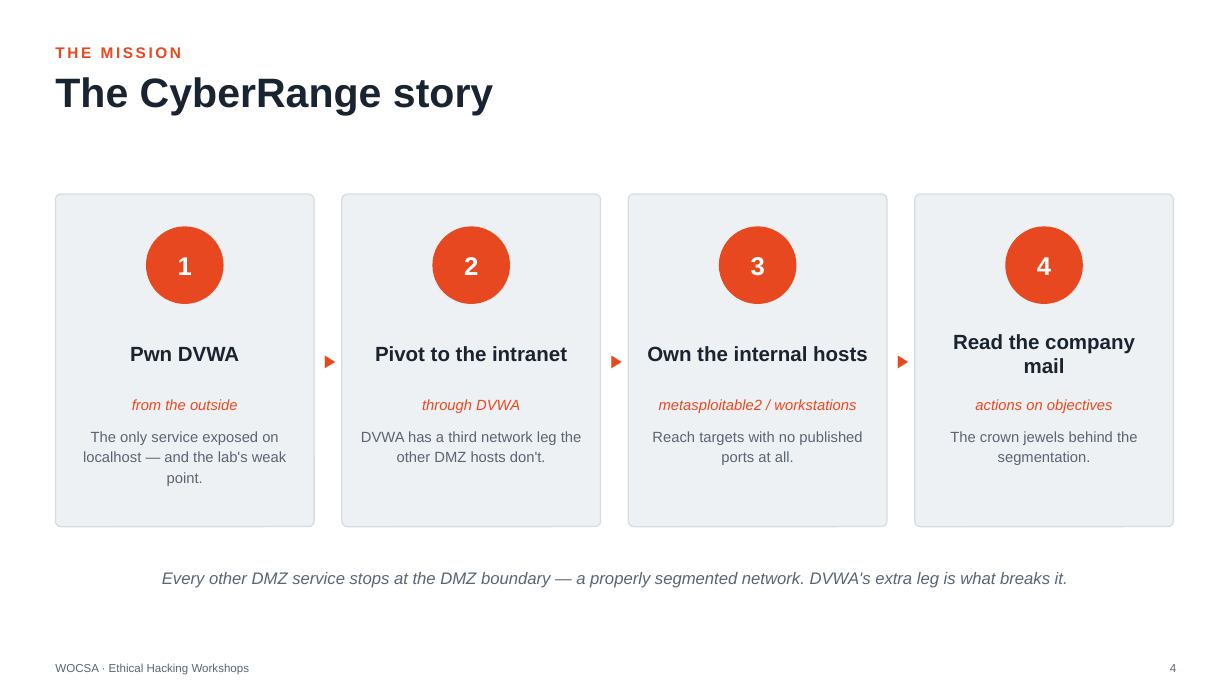
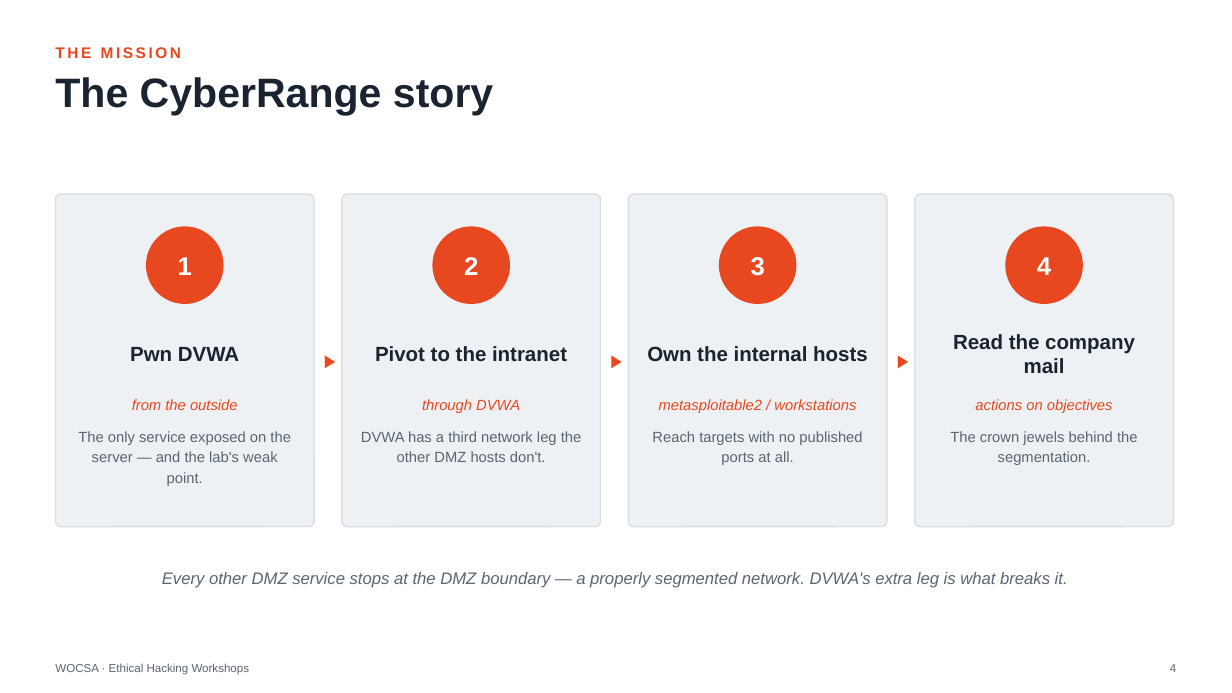
Before and after one commit to wocsa/WOCSA_Ethical_Hacking_Workshop, a slide deck: slide 4 of Network/Pivoting/WOCSA-Diapo_Pivoting_Lateral_Movement.pptx. Drawn at 1232x693 pixels with LibreOffice and Linux fonts; fonts in the diff are those of the drawing. Boxes give left, top, right and bottom in pixels: in the first picture for what was removed or moved away, otherwise in the second. Text is boxed around its words. In the diff, an @@ line names an element or a change of style, - is before the commit and + after.

```diff
--- a/Network/Pivoting/WOCSA-Diapo_Pivoting_Lateral_Movement.pptx
+++ b/Network/Pivoting/WOCSA-Diapo_Pivoting_Lateral_Movement.pptx
@@ text at [78, 431, 291, 486]: text changed @@
-The only service exposed on localhost — and the lab's weak point.
+The only service exposed on the server — and the lab's weak point.
```
Also in this commit, not shown: 10 other slides changed, 4 slides added, 3 slides removed.
